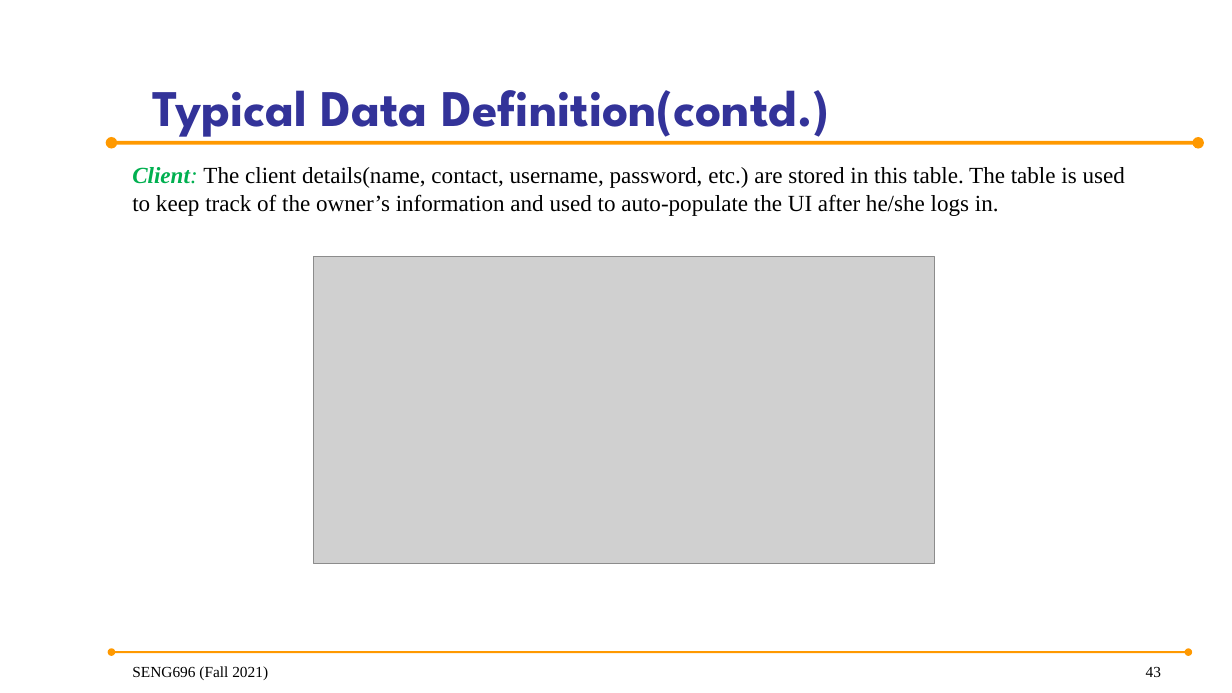
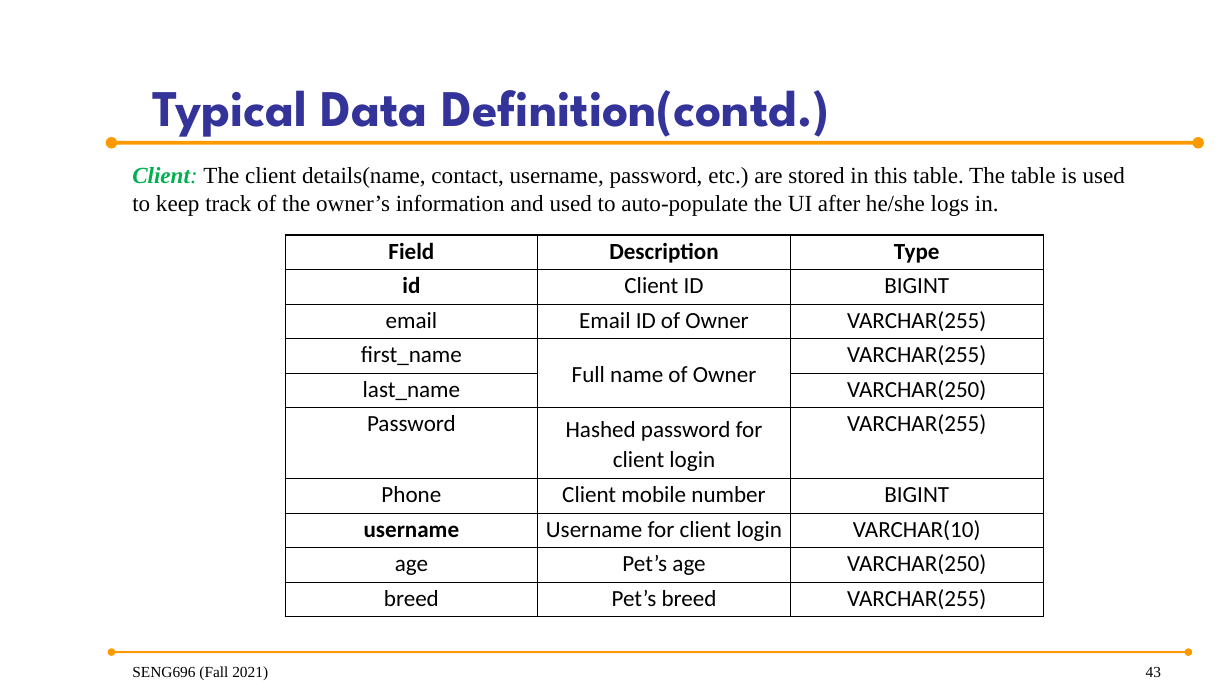
Before and after one commit to anish30145784/SENG696_GroupD, a slide deck: slide 43 of GroupD_ProjectPresentation.pptx. Drawn at 1232x693 pixels with LibreOffice and Linux fonts; fonts in the diff are those of the drawing; grey boxes stand for pictures; background and template pictures are left out. Boxes give left, top, right and bottom in pixels: in the first picture for what was removed or moved away, otherwise in the second. Text is boxed around its words. In the diff, an @@ line names an element or a change of style, - is before the commit and + after.

Commit message:
Updated ER diagram and typical data defination

```diff
--- a/GroupD_ProjectPresentation.pptx
+++ b/GroupD_ProjectPresentation.pptx
@@ table added at <box>286,235,1044,616</box>, 10 rows, 3 columns @@
+Field | Description | Type
+id | Client ID | BIGINT
+email | Email ID of Owner | VARCHAR(255)
+first_name | Full name of Owner | VARCHAR(255)
+last_name |  | VARCHAR(250)
+Password | Hashed password for client login | VARCHAR(255)
+Phone | Client mobile number | BIGINT
+username | Username for client login | VARCHAR(10)
+age | Pet’s age | VARCHAR(250)
+breed | Pet’s breed | VARCHAR(255)
@@ picture removed at <box>313,256,934,564</box> @@
```
Also in this commit, not shown: 2 other slides changed, 3 slides added.
